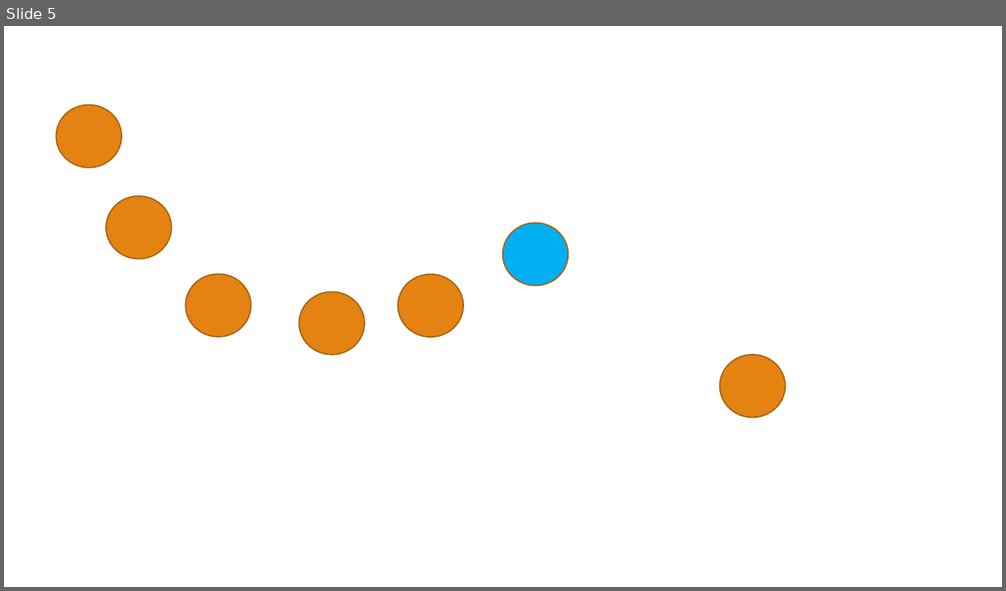
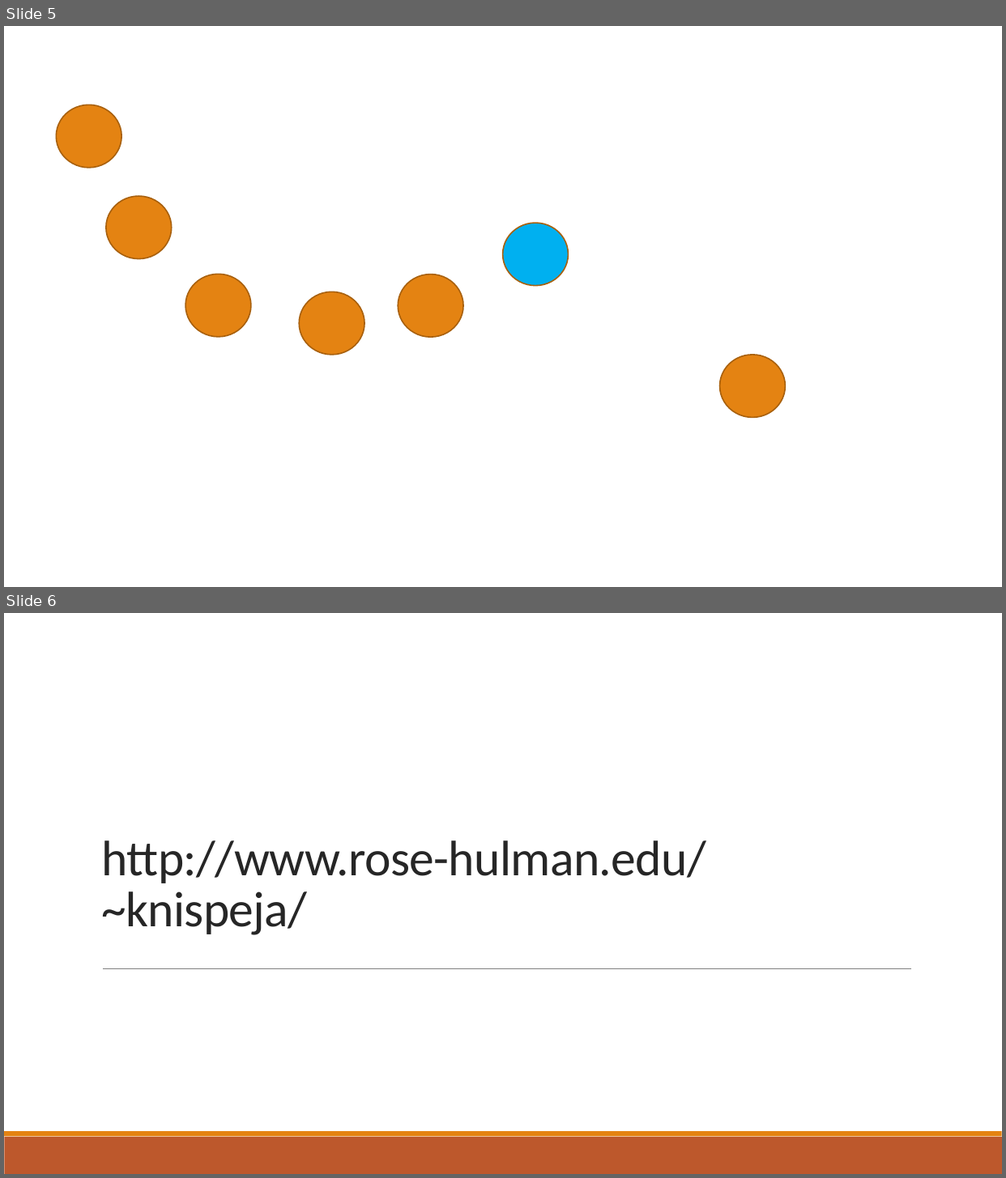
Before and after one commit to Doomerdinger/Motion-Planning, a slide deck: Presentation Material/Presentation.pptx. Shown one above the other, each under a label of ours: slide 5 before the commit, slides 5 and 6 after it. The pictures are 1006x591 and 1006x1178 pixels, drawn with LibreOffice and Linux fonts; fonts in the diff are those of the drawing. Boxes give left, top, right and bottom in pixels: in the first picture for what was removed or moved away, otherwise in the second. Text is boxed around its words. In the diff, an @@ line names an element or a change of style, - is before the commit and + after.

Commit message:
Added link to personal webpage with js app

```diff
--- a/Presentation Material/Presentation.pptx
+++ b/Presentation Material/Presentation.pptx
@@ slide 6 added at [4, 613, 1002, 1174], background #FFFFFF @@
@@ title added at [101, 841, 706, 935], 48 pt, text #262626 @@
+http://www.rose-hulman.edu/~knispeja/
@@ line added from (103, 969) to (911, 969), #808080 0.5 pt @@
@@ rectangle added at [4, 1137, 1002, 1174], fill #BD582C @@
@@ rectangle added at [4, 1131, 1002, 1137], fill #E48312 @@
```
